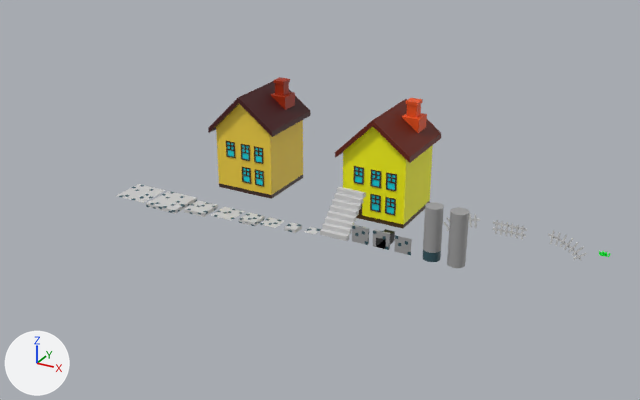
The Blender file Documentacao/ModelosCenário/Modelos3D/Modelos3D -Claudio/Backrooms.blend: old version first, new version second.
Before and after are seen from a camera (50 mm lens) standing at (64.2, -94.0, 46.3) and looking at (21.1, -15.6, 7.1). The lights are fixed; the arrows at lower left show +X, +Y and +Z.

The first picture shows 'AzulejoGigante', 'Casa', 'CasaC/EspacoPorta', 'Escada', 'PilarAzulejo', 'PilarS/Azulejo'.
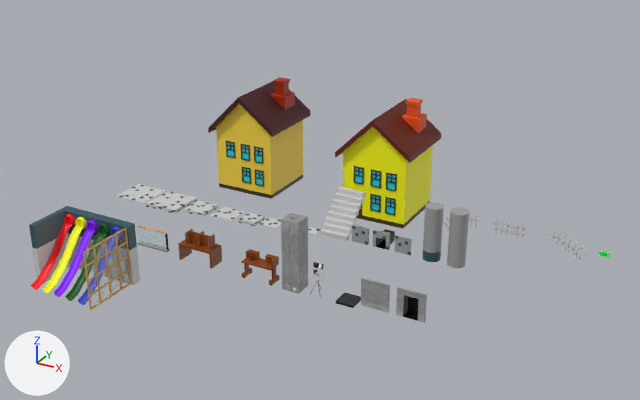
The change, as a list of edits to the scene's bpy script:
```text
Add ob_paredeescritoriopassagem:
    ob_paredeescritoriopassagem = bpy.data.objects.new('ParedeEscritorioPassagem', me_paredeescritoriopassagem)  # 16 vertices, 13 faces; spans x -1.54..1.54, y -0.11..1.09, z -0.85..2.22; in mat_material (picture img_mapadecor_texturas_png)
    ob_paredeescritoriopassagem.location = (35.33, -22.78, 0.84)
Add ob_paredeescritorio:
    ob_paredeescritorio = bpy.data.objects.new('ParedeEscritorio', me_paredeescritorio)  # a box spanning x -1.54..1.54, y -0.11..0.11, z -0.85..2.22; in mat_material (picture img_mapadecor_texturas_png)
    ob_paredeescritorio.location = (31.39, -22.78, 0.84)
Add ob_escorregador:
    ob_escorregador = bpy.data.objects.new('Escorregador', me_escorregador)  # 3406 vertices, 3358 faces; spans x -5.01..4.39, y -6.86..0.54, z -0.82..5.99; in mat_material (picture img_mapadecor_texturas_png)
    ob_escorregador.location = (2.46, -30.32, 0.84)
Add ob_chaoescritorio:
    ob_chaoescritorio = bpy.data.objects.new('ChaoEscritorio', me_chaoescritorio)  # a box spanning x -1.0..1.0, y -1.0..1.0, z -0.14..0.14; in mat_material (picture img_mapadecor_texturas_png)
    ob_chaoescritorio.location = (28.47, -22.86, 0.18)
Add ob_pilarescritorio:
    ob_pilarescritorio = bpy.data.objects.new('PilarEscritorio', me_cube)  # 289 vertices, 294 faces; spans x -1.0..1.0, y -1.03..1.0, z -1.0..7.11; in mat_material (picture img_mapadecor_texturas_png)
    ob_pilarescritorio.location = (22.07, -22.82, 0.93)
Add ob_tabela:
    ob_tabela = bpy.data.objects.new('Tabela', me_tabela)  # 62 vertices, 41 faces; spans x -0.64..0.65, y -0.64..0.78, z -1.78..1.91; in mat_material (picture img_mapadecor_texturas_png)
    ob_tabela.location = (24.81, -22.79, 1.74)
Add ob_mesadeescritorio2:
    ob_mesadeescritorio2 = bpy.data.objects.new('MesaDeEscritorio2', me_mesadeescritorio2)  # 240 vertices, 220 faces; spans x -1.93..1.93, y -0.81..0.81, z -1.39..1.39; in mat_material (picture img_mapadecor_texturas_png)
    ob_mesadeescritorio2.location = (17.69, -22.77, 1.2)
Add ob_mesaescritorio:
    ob_mesaescritorio = bpy.data.objects.new('MesaEscritorio', me_mesaescritorio)  # 72 vertices, 62 faces; spans x -2.21..2.21, y -1.0..1.0, z -1.66..1.66; in mat_material (picture img_mapadecor_texturas_png)
    ob_mesaescritorio.location = (9.76, -22.74, 1.7)
Add ob_cercavidro:
    ob_cercavidro = bpy.data.objects.new('CercaVidro', me_cercavidro)  # 64 vertices, 37 faces; spans x -2.13..2.13, y -0.3..0.3, z -1.19..1.19; in mat_material (picture img_mapadecor_texturas_png), mat_vidro (cyan #8ee7e7)
    ob_cercavidro.location = (3.08, -22.74, 1.21)
```

Where the change shows, as pixel boxes [x1, y1, x2, y2] in the pictures (640 x 400 px):
'Escorregador', added: after [29, 206, 140, 311]
'PilarEscritorio', added: after [281, 213, 308, 294]
'MesaEscritorio', added (brown): after [178, 229, 222, 268]
'ParedeEscritorioPassagem', added: after [396, 287, 427, 323]
'ParedeEscritorio', added: after [361, 278, 390, 313]
'MesaDeEscritorio2', added (brown): after [241, 249, 279, 286]
'CercaVidro', added: after [137, 225, 170, 252]
'ChaoEscritorio', added: after [336, 293, 361, 308]
'Tabela', added: after [310, 260, 324, 297]
